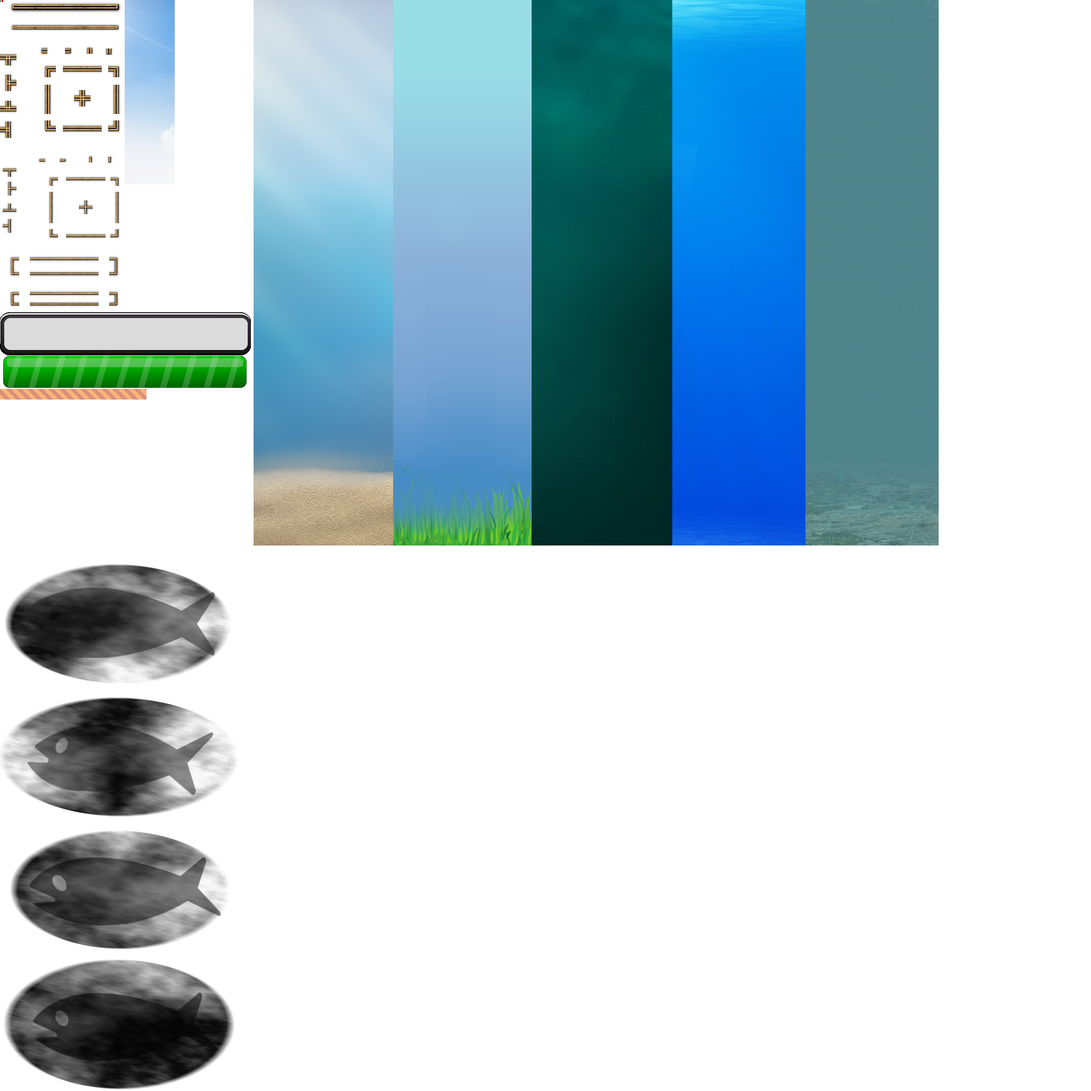
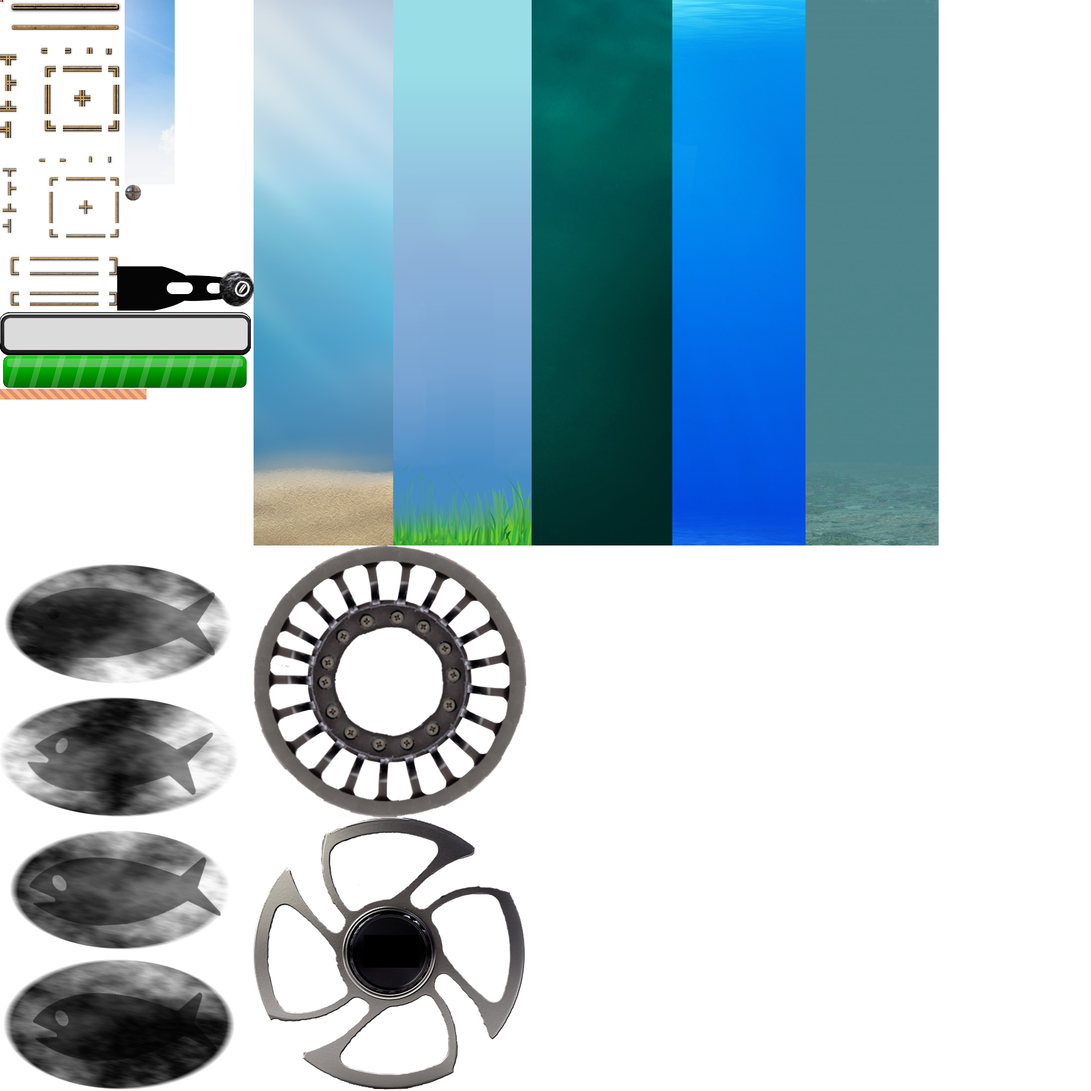
Before/after of a 1091 × 1091 layered artwork. What changed in the layer stack:
added layer "Pasted Layer #1" above "Clipboard #10" over [117, 266, 254, 311]
added layer "Clipboard #15" above "Clipboard #14" over [124, 184, 142, 201]
added layer "Clipboard #13" above "Clipboard #12" over [253, 818, 525, 1091]
added layer "Clipboard #12" above "Clipboard #11" over [253, 545, 527, 819]
